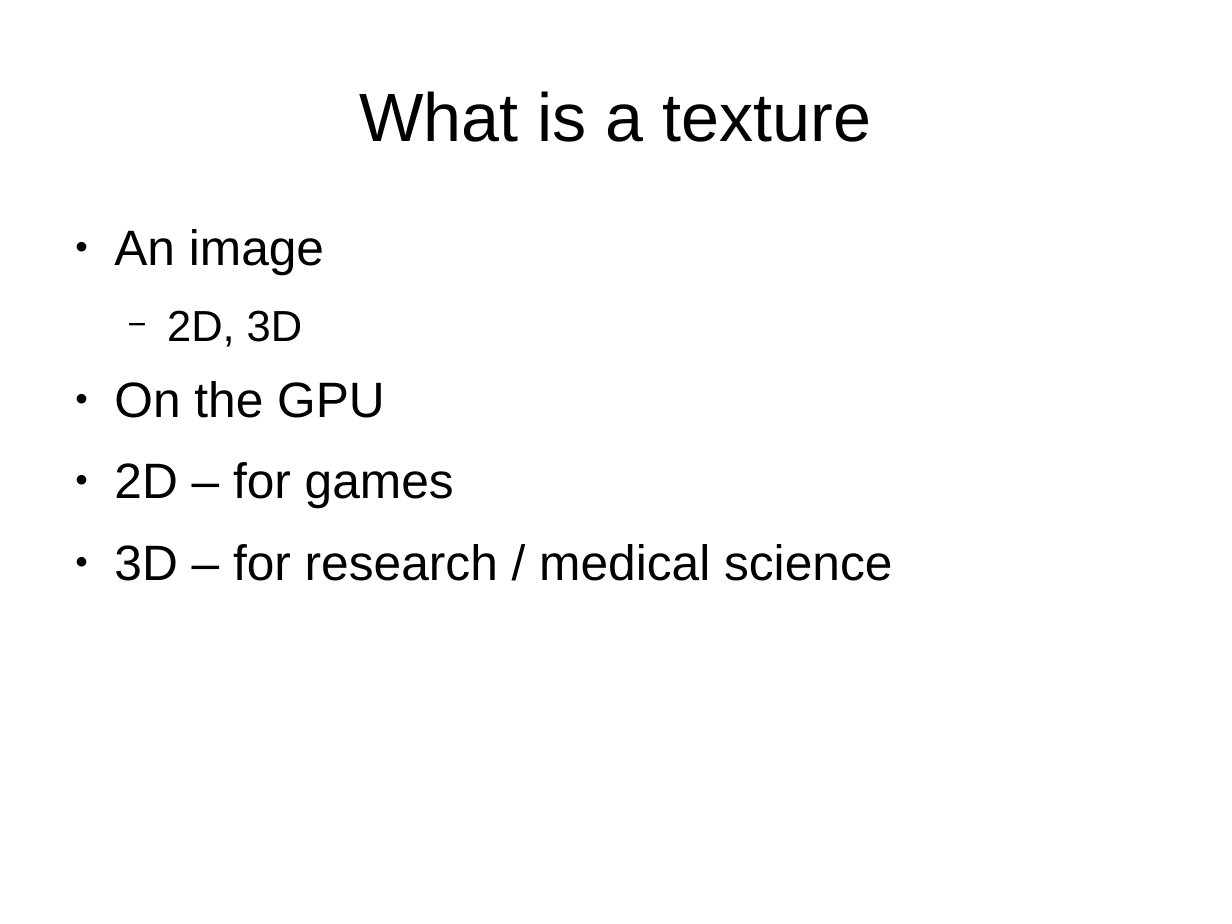
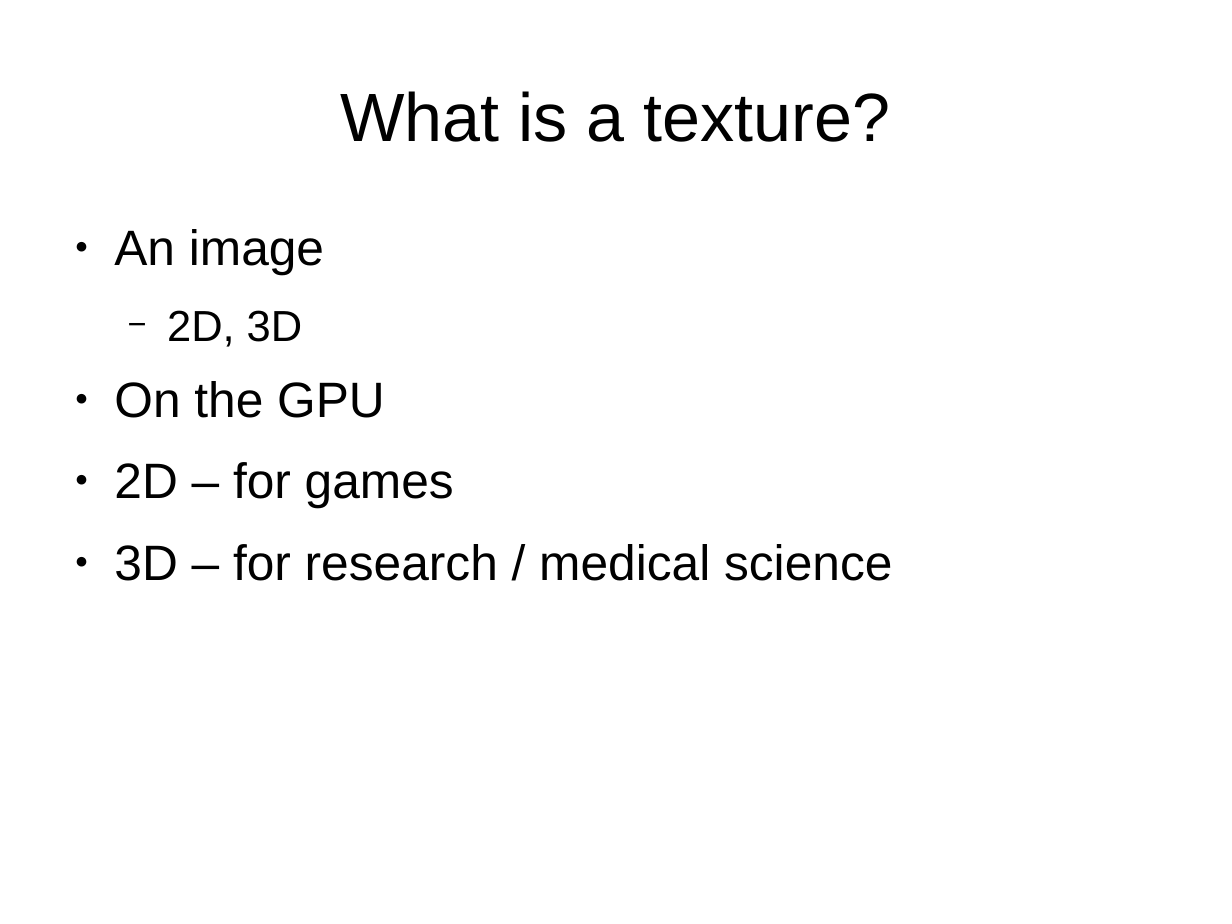
Before and after one commit to osen/creativelabs, a slide deck: slide 2 of 3dgp/3dgp-lec5.odp. Drawn at 1232x924 pixels with LibreOffice and Linux fonts; fonts in the diff are those of the drawing; background and template pictures are left out. Boxes give left, top, right and bottom in pixels: in the first picture for what was removed or moved away, otherwise in the second. Text is boxed around its words. In the diff, an @@ line names an element or a change of style, - is before the commit and + after.

Commit message:
Implemented lab5 texture (a little too much there to live demo).

```diff
--- a/3dgp/3dgp-lec5.odp
+++ b/3dgp/3dgp-lec5.odp
@@ title at (340,91,891,142): text changed @@
-What is a texture
+What is a texture?
```
Also in this commit, not shown: 2 slides added, 12 other files.
